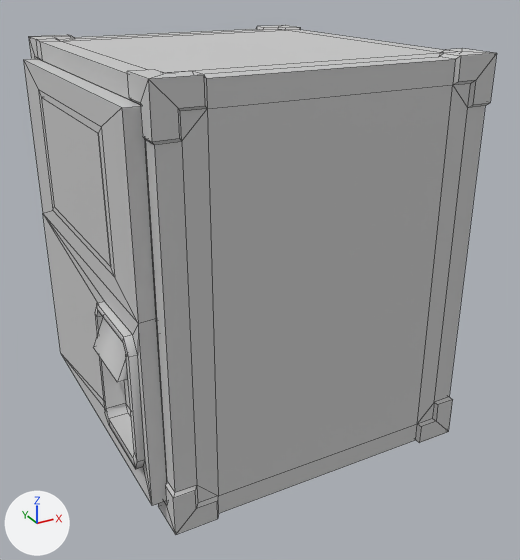
The FBX model Assets/_FBX/Rob Meshes/Hiding/locker_small_hiding_01.FBX: old version first, new version second.
Camera for both pictures: a 50 mm lens placed at (-0.571, -1.698, 0.622), pointed at (0.317, -0.083, -0.186). The lights are fixed; the arrows at lower left show +X, +Y and +Z. Mesh edges are drawn as thin lines. Where no turn or scale is listed for an object, it has been applied to the vertices.

Names of what the first picture shows: 'locker_door_02', 'locker_door_grate_02', 'locker_hiding_02'.
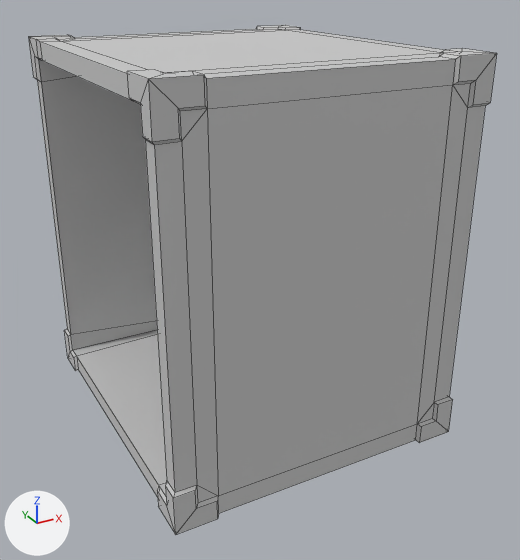
The newer file is also turned or shifted as a whole; pictures and numbers use the older file's frame.

Boxes (x1, y1, x2, y2) around the edits, measured in the pictures (520 x 560 px):
'locker_door_02', deleted: before (23, 59, 167, 506)
    faces in mat_04___default (its picture is missing): (23, 59, 167, 506)
    faces in mat_material__214 (its picture is missing): (38, 89, 145, 469)
'locker_door_grate_02', deleted: before (41, 98, 111, 267)

What changed in the scene script:
```text
Remove ob_locker_door_grate_02:
    ob_locker_door_grate_02 = bpy.data.objects.new('locker_door_grate_02', me_mesh_002)
    ob_locker_door_grate_02.location = (-0.167, -0.23, 0.389)
Remove ob_locker_door_02:
    ob_locker_door_02 = bpy.data.objects.new('locker_door_02', me_mesh_001)
    ob_locker_door_02.location = (-0.167, -0.23, 0.389)
```
